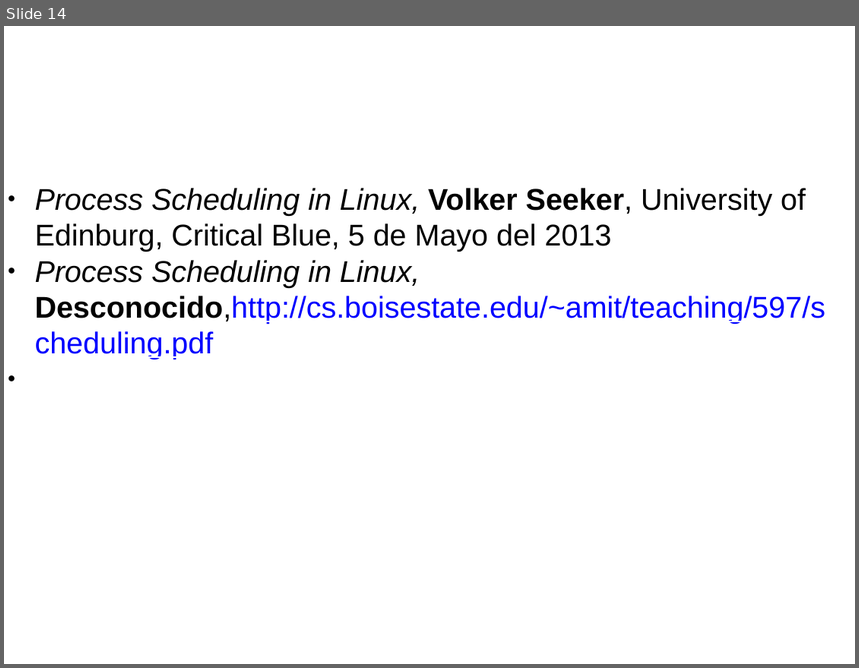
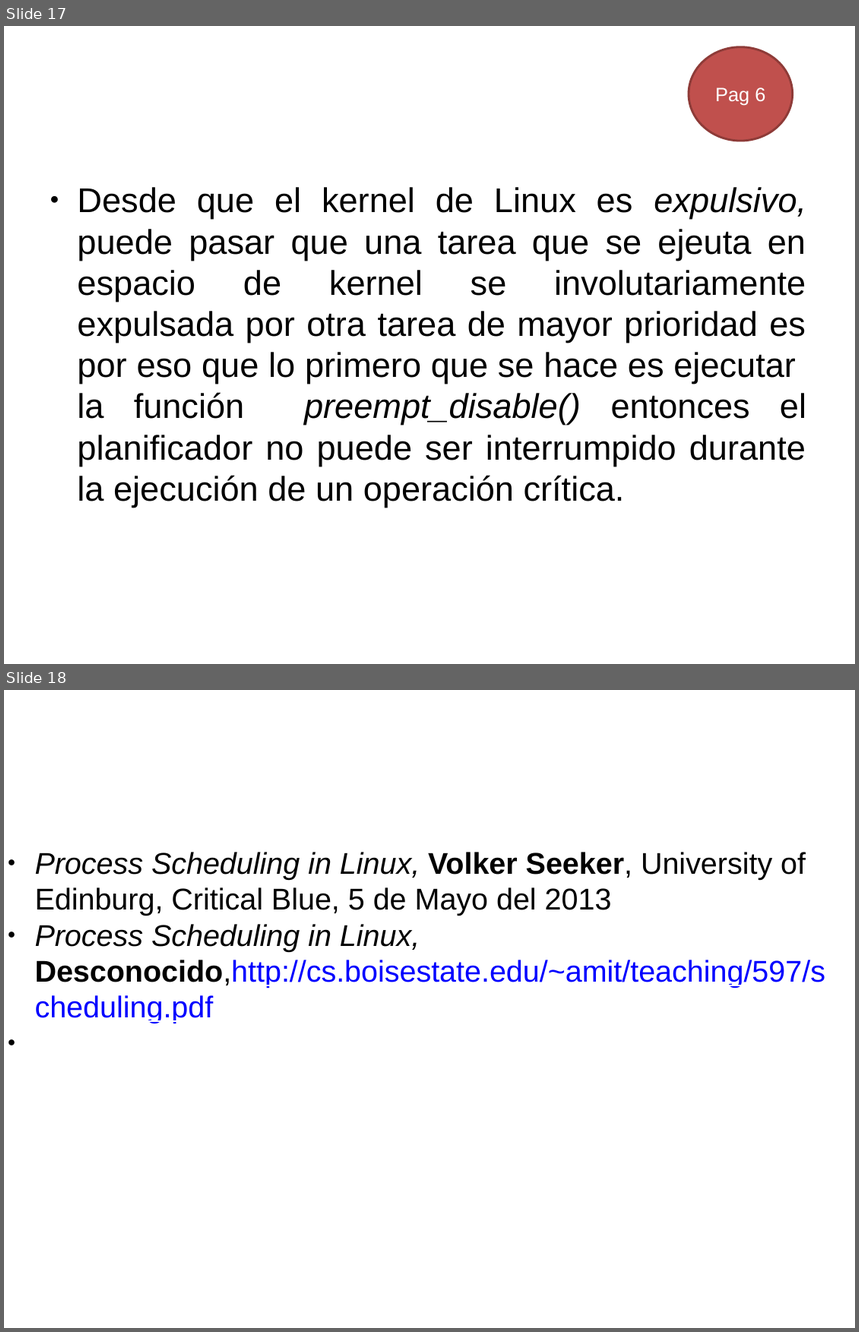
Before and after one commit to gwolf/clase-sistop-2017-01, a slide deck: exposiciones/planificadorCFS/planificadorCFS.pptx. Shown one above the other, each under a label of ours: slide 14 before the commit, slides 17 and 18 after it. The pictures are 859x668 and 859x1332 pixels, drawn with LibreOffice and Linux fonts; fonts in the diff are those of the drawing; background and template pictures are left out. Boxes give left, top, right and bottom in pixels: in the first picture for what was removed or moved away, otherwise in the second. Text is boxed around its words. In the diff, an @@ line names an element or a change of style, - is before the commit and + after.

```diff
--- a/exposiciones/planificadorCFS/planificadorCFS.pptx
+++ b/exposiciones/planificadorCFS/planificadorCFS.pptx
@@ slide 17 added at (4, 26, 855, 664), background #FFFFFF @@
@@ ellipse added at (689, 47, 794, 140), fill #C0504D, outline #8E3B39 2 pt, 18 pt, text #FFFFFF @@
+Pag 6
@@ text added at (77, 187, 301, 466), 40 pt, text #FFFFFF @@
+4 El esqueleto del planificador
@@ text added at (77, 187, 807, 508), 32 pt, text #000000 @@
+● Desde que el kernel de Linux es expulsivo, puede pasar que una tarea que se ejeuta en espacio de kernel se involutariamente expulsada por otra tarea de mayor prioridad es por eso que lo primero que se hace es ejecutar la función preempt_disable() entonces el planificador no puede ser interrumpido durante la ejecución de un operación crítica.
@@ what was slide 14 is now slide 18 @@
```
Also in this commit, not shown: 2 slides changed, 3 other slides added.
